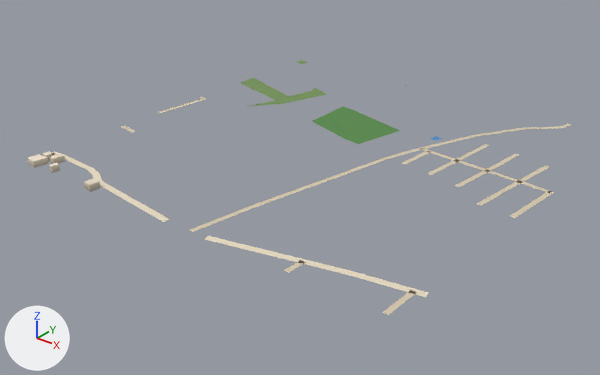
An edit to the glTF model public/assets/bengaluru-region-v1/tiles/t46_-20-l1.glb, drawn before and after from the same camera.
Before and after are seen from a 50 mm lens placed at (23787.0, -10486.0, 390.0), pointed at (23233.0, -9793.0, -40.0). Lighting does not change. The marker at lower left points along +X, +Y and +Z. The picture after the commit comes second.

Script lines for the objects in view, before the commit:
```python
me_building = bpy.data.meshes.new('building')
me_building.from_pydata(...)  # 44 vertices, 56 faces; spans x 3.8..117.9, y -4.7..28.9, z 0.0..8.0
me_building.materials.append(mat_building)
me_ground = bpy.data.meshes.new('ground')
me_ground.from_pydata(...)  # 269 vertices, 253 faces; spans x -3.0..503.0, y -4.0..501.0, z 1.0
me_ground.materials.append(mat_ground)
ob_building = bpy.data.objects.new('building', me_building)
ob_building.location = (23000.0, -10000.0, 0.0)
ob_ground = bpy.data.objects.new('ground', me_ground)
ob_ground.location = (23000.0, -10000.0, 0.0)
```
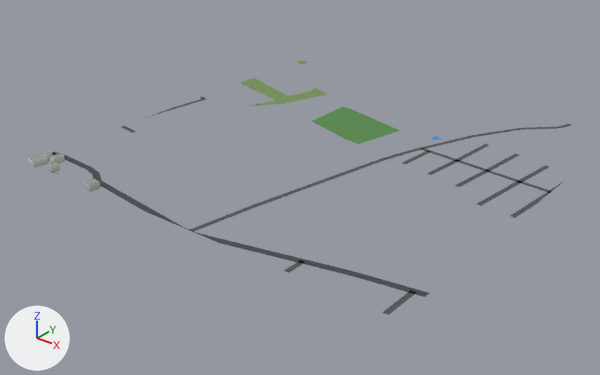
What changed in the scene script:
```text
Change me_building:
    used by ob_building; location = (23000.0, -10000.0, 0.0)
    remove me_building.from_pydata(...)  # 44 vertices, 56 faces; spans x 3.8..117.9, y -4.7..28.9, z 0.0..8.0
    add me_building.from_pydata(...)  # 44 vertices, 68 faces; spans x 3.8..117.9, y -4.7..28.9, z 0.0..8.0
    me_building part 1: 56 kept faces spanning x 3.8..117.9, y -4.7..28.9, z 0.0..8.0 get new vertex colours
    edits to the shape of me_building do not show in these pictures
Change me_ground:
    used by ob_ground; location = (23000.0, -10000.0, 0.0)
    remove me_ground.from_pydata(...)  # 269 vertices, 253 faces; spans x -3.0..503.0, y -4.0..501.0, z 1.0
    add me_ground.from_pydata(...)  # 287 vertices, 271 faces; spans x 0.0..500.0, y 0.0..500.0, z 1.0
    me_ground part 2: 8 vertices moved from x 166.0..351.0, y 4.0..39.0, z 1.0 to x 174.0..349.0, y 0.0..50.0, z 1.0; 10 vertices removed from x -3.0..285.0, y -4.0..201.0, z 1.0; 26 vertices added at x 0.0..302.0, y 0.0..226.0, z 1.0
    me_ground part 3: 2 vertices moved from x 503.0, y 298.0..300.0, z 1.0 to x 500.0, y 264.0..298.0, z 1.0; 2 vertices removed from x 497.0..500.0, y 300.0..301.0, z 1.0; 4 vertices added at x 499.0..500.0, y 300.0..335.0, z 1.0
    me_ground part 4: 1 vertex moved from x 501.0, y 42.0, z 1.0 to x 500.0, y 50.0, z 1.0; 3 vertices removed from x 485.0..499.0, y 22.0..49.0, z 1.0; 3 vertices added at x 485.0..500.0, y 6.0..41.0, z 1.0
    me_ground part 5: 126 kept faces spanning x 0.0..500.0, y 0.0..500.0, z 1.0 get new vertex colours; the middle colour goes from beige #d7c9ae to dark grey #535556
    other edits to the shape of me_ground do not show in these pictures
```

Boxes (x1, y1, x2, y2) around the edits, measured in the pictures (600 x 375 px; the box of a moved part takes in the faces that stretch with it):
'ground', reshaped
    before: (52, 60, 572, 315)
    after: (49, 60, 572, 315)
part 1 of me_building, recoloured
    both: (28, 152, 100, 189)
part 2 of me_ground, moved or reshaped
    before: (53, 107, 305, 262)
    after: (49, 107, 305, 263)
part 3 of me_ground, moved or reshaped
    before: (525, 182, 554, 205)
    after: (530, 181, 564, 205)
part 4 of me_ground, moved or reshaped
    before: (382, 289, 428, 315)
    after: (382, 289, 429, 315)
part 5 of me_ground, recoloured
    both: (52, 97, 569, 293)
